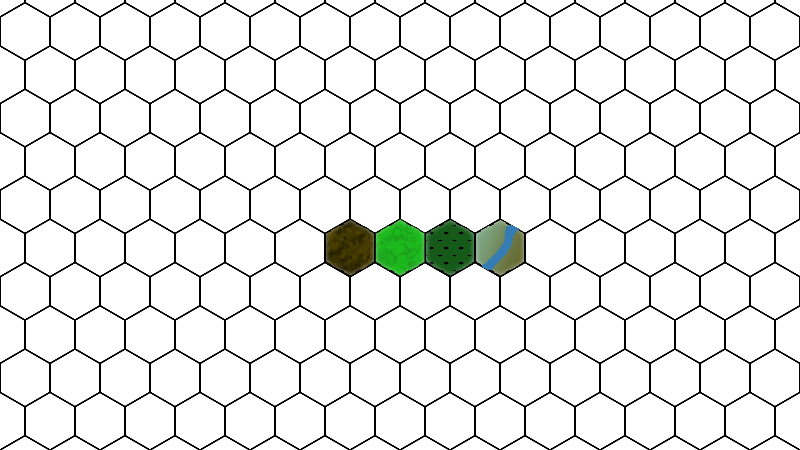
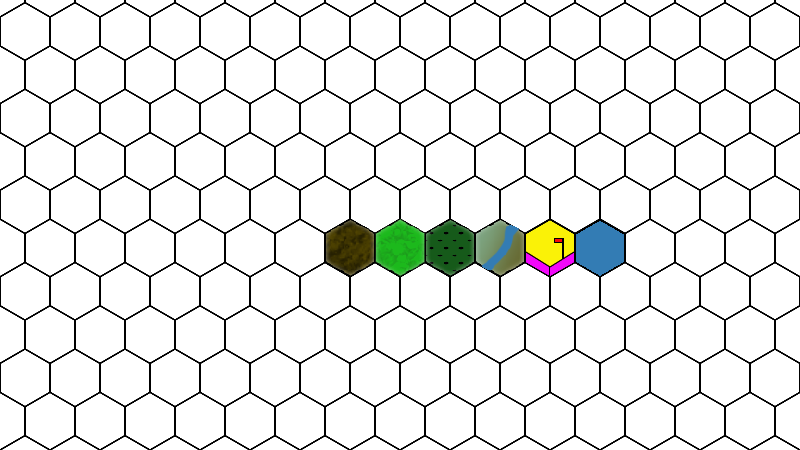
Layer changes from the first 800 × 450 image to the second:
added layer "Water" above "Village" over left=576, top=221, right=624, bottom=276
added layer "Village" above "bg" over left=525, top=220, right=575, bottom=276
